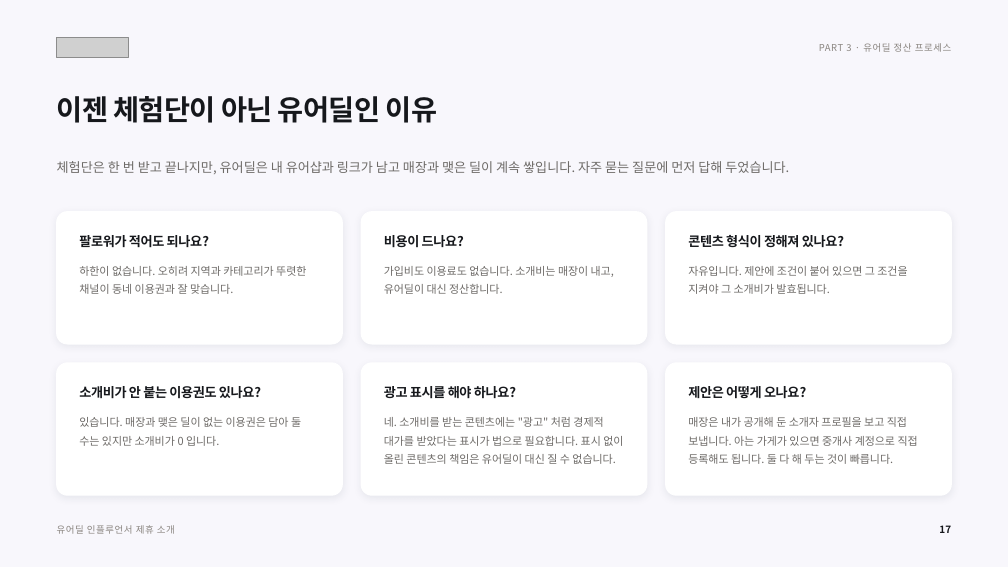
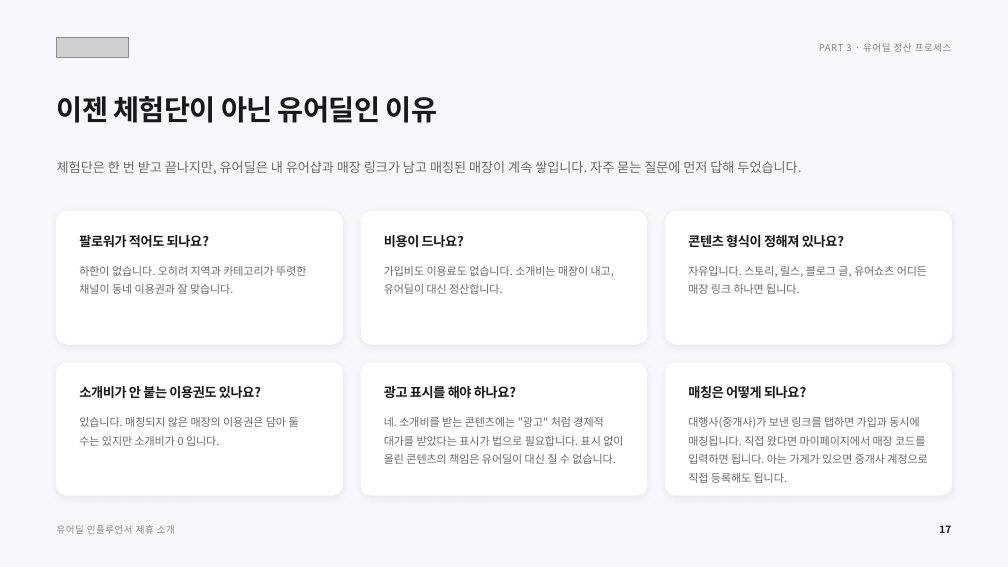
Before and after one commit to tobe2111/ur-live, a slide deck: slide 18 of docs/business/proposals/urdeal-influencer-deck.pptx. Drawn at 1008x567 pixels with LibreOffice and Linux fonts; fonts in the diff are those of the drawing; grey boxes stand for pictures. Boxes give left, top, right and bottom in pixels: in the first picture for what was removed or moved away, otherwise in the second. Text is boxed around its words. In the diff, an @@ line names an element or a change of style, - is before the commit and + after.

```diff
--- a/docs/business/proposals/urdeal-influencer-deck.pptx
+++ b/docs/business/proposals/urdeal-influencer-deck.pptx
@@ text at (57,161,801,174): text changed @@
-체험단은 한 번 받고 끝나지만, 유어딜은 내 유어샵과 링크가 남고 매장과 맺은 딜이 계속 쌓입니다. 자주 묻는 질문에 먼저 답해 두었습니다.
+체험단은 한 번 받고 끝나지만, 유어딜은 내 유어샵과 매장 링크가 남고 매칭된 매장이 계속 쌓입니다. 자주 묻는 질문에 먼저 답해 두었습니다.
@@ text at (688,266,927,294): text changed @@
-자유입니다. 제안에 조건이 붙어 있으면 그 조건을 지켜야 그 소개비가 발효됩니다.
+자유입니다. 스토리, 릴스, 블로그 글, 유어쇼츠 어디든 매장 링크 하나면 됩니다.
@@ text at (688,386,806,399): text changed @@
-제안은 어떻게 오나요?
+매칭은 어떻게 되나요?
@@ text at (79,417,299,446): text changed @@
-있습니다. 매장과 맺은 딜이 없는 이용권은 담아 둘 수는 있지만 소개비가 0 입니다.
+있습니다. 매칭되지 않은 매장의 이용권은 담아 둘 수는 있지만 소개비가 0 입니다.
@@ text at (688,417,927,483): text changed @@
-매장은 내가 공개해 둔 소개자 프로필을 보고 직접 보냅니다. 아는 가게가 있으면 중개사 계정으로 직접 등록해도 됩니다. 둘 다 해 두는 것이 빠릅니다.
+대행사(중개사)가 보낸 링크를 탭하면 가입과 동시에 매칭됩니다. 직접 왔다면 마이페이지에서 매장 코드를 입력하면 됩니다. 아는 가게가 있으면 중개사 계정으로 직접 등록해도 됩니다.
```
Also in this commit, not shown: 14 other slides changed, 11 other files.
